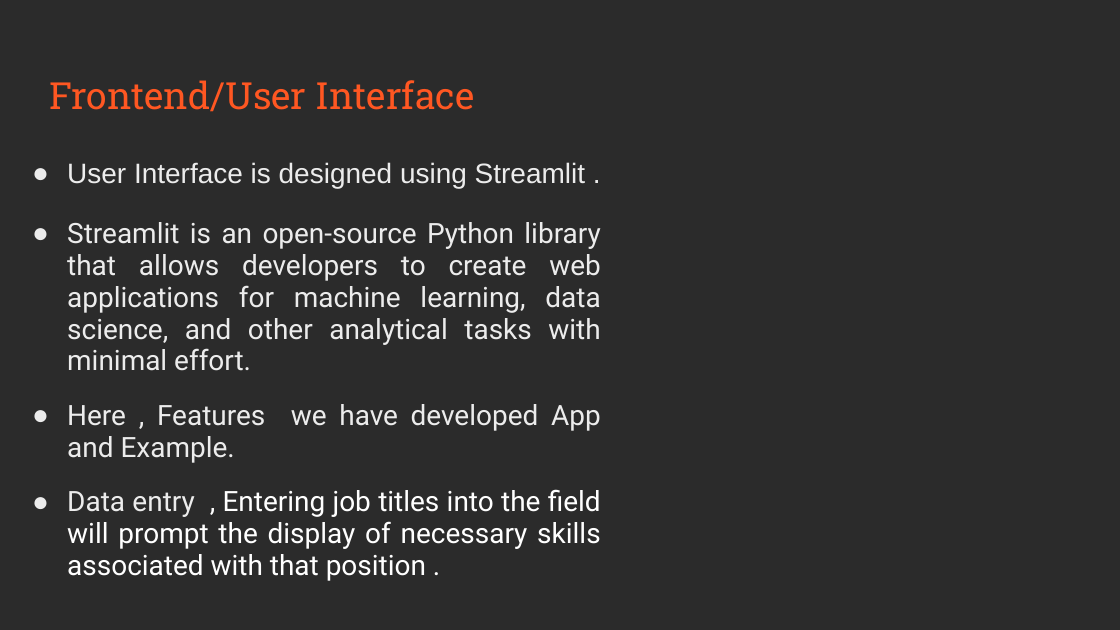
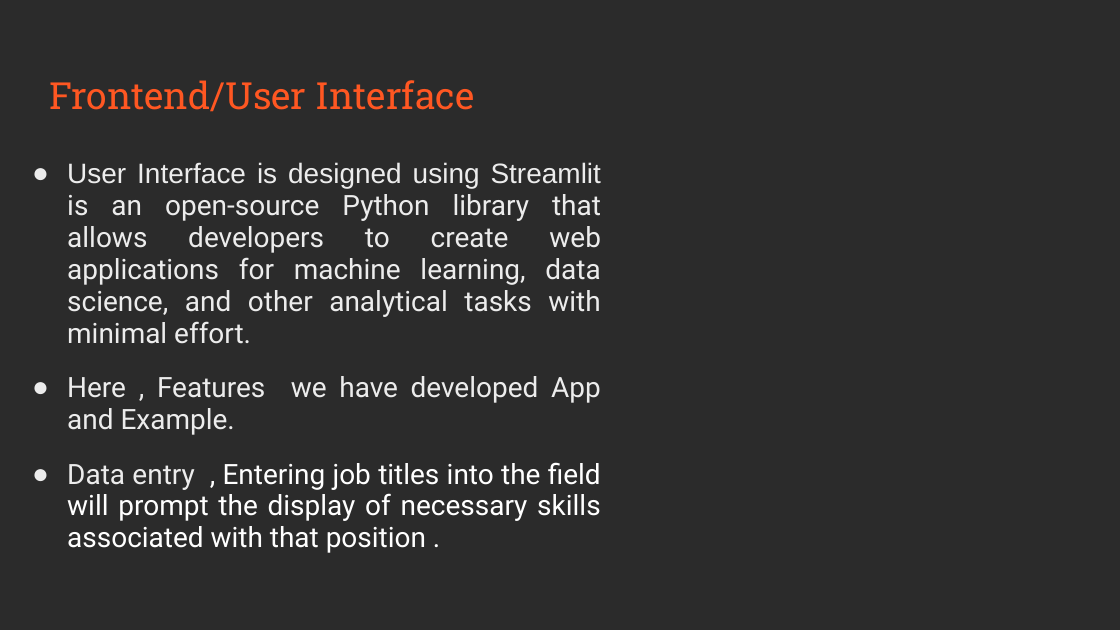
Before and after one commit to arslan719/Capstone_Project_5588, a slide deck: slide 7 of Humanlytics.pptx. Drawn at 1120x630 pixels with LibreOffice and Linux fonts; fonts in the diff are those of the drawing; background and template pictures are left out; a plain dark background stands for a picture behind light text. Boxes give left, top, right and bottom in pixels: in the first picture for what was removed or moved away, otherwise in the second. Text is boxed around its words. In the diff, an @@ line names an element or a change of style, - is before the commit and + after.

```diff
--- a/Humanlytics.pptx
+++ b/Humanlytics.pptx
@@ text at [67, 162, 601, 344]: text changed @@
-● User Interface is designed using Streamlit .
-● Streamlit is an open-source Python library that allows developers to create web applications for machine learning, data science, and other analytical tasks with minimal effort.
+● User Interface is designed using Streamlit is an open-source Python library that allows developers to create web applications for machine learning, data science, and other analytical tasks with minimal effort.
```
Also in this commit, not shown: 8 other slides changed, 5 slides added, 11 slides removed.
